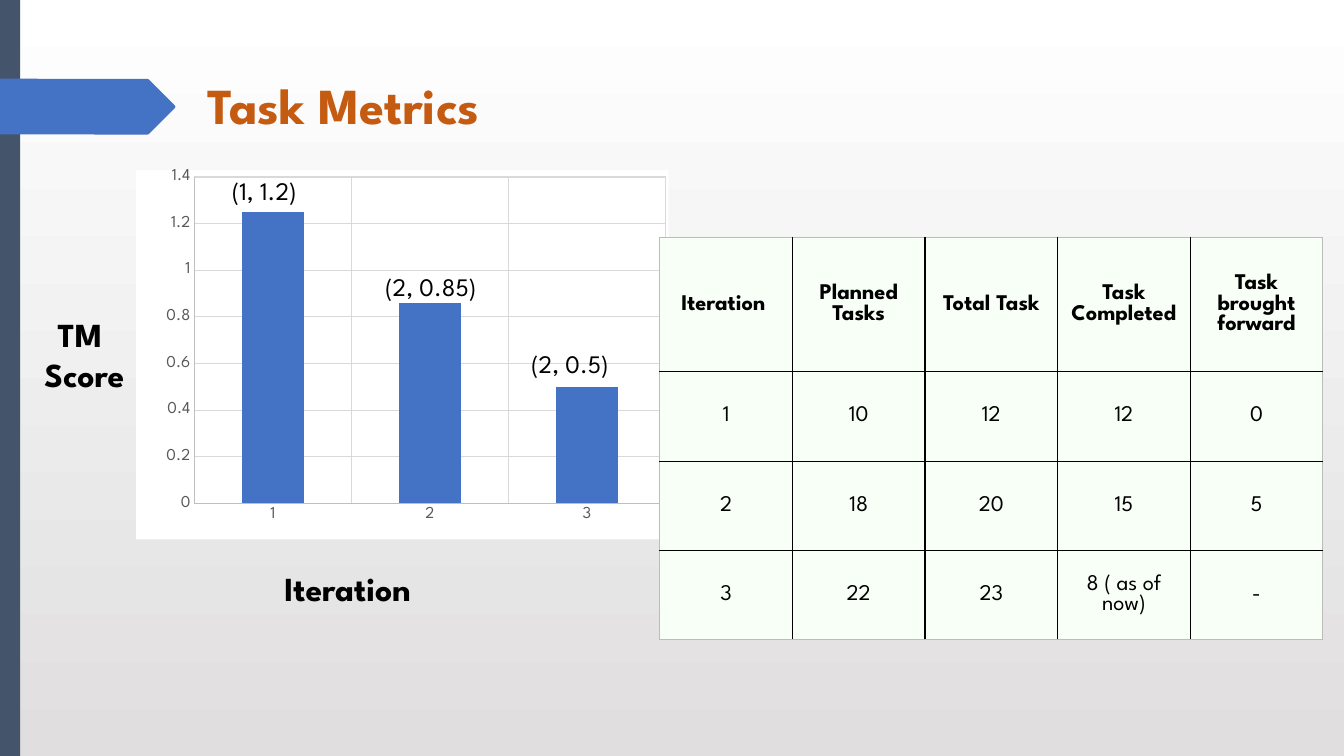
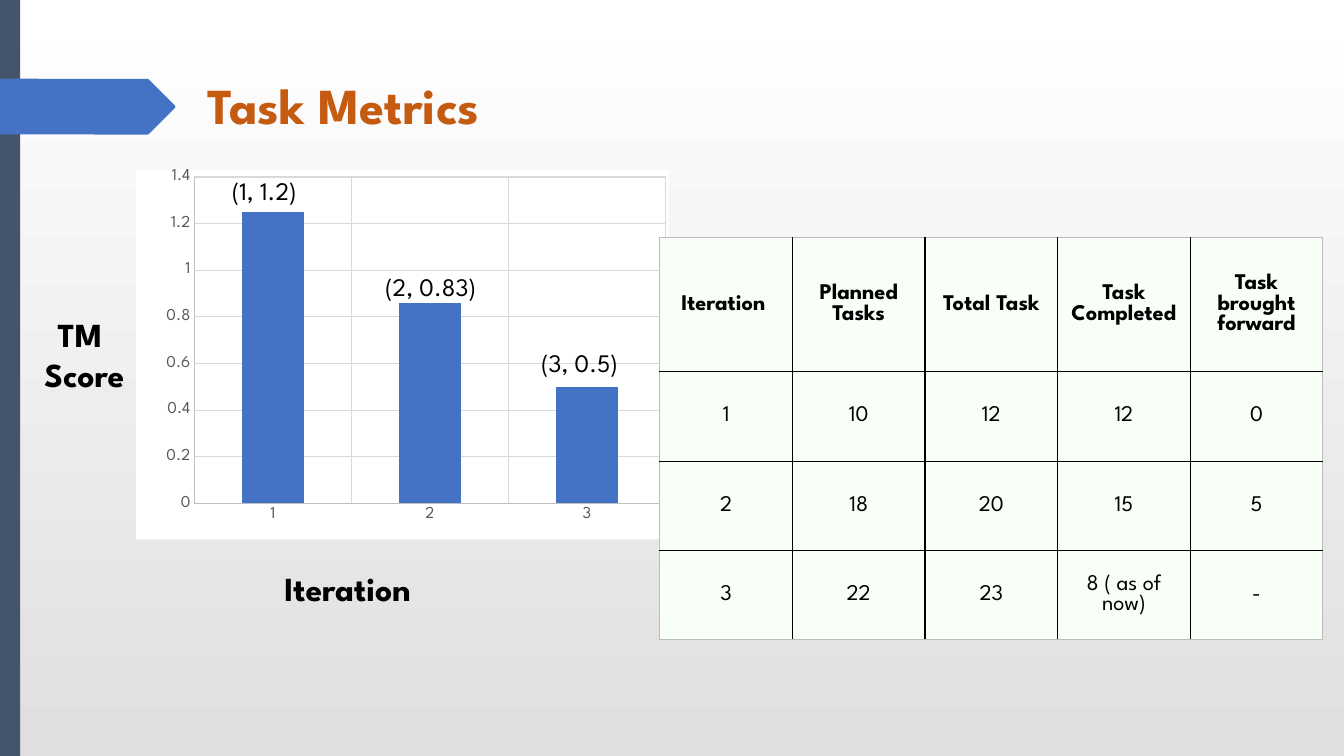
Before and after one commit to shreyasparbat/Location-Analytics-Project, a slide deck: slide 25 of Documents/Presentation/Project Management Review 4th October.pptx. Drawn at 1344x756 pixels with LibreOffice and Linux fonts; fonts in the diff are those of the drawing. Boxes give left, top, right and bottom in pixels: in the first picture for what was removed or moved away, otherwise in the second. Text is boxed around its words. In the diff, an @@ line names an element or a change of style, - is before the commit and + after.

```diff
--- a/Documents/Presentation/Project Management Review 4th October.pptx
+++ b/Documents/Presentation/Project Management Review 4th October.pptx
@@ text at box(385, 278, 476, 305): text changed @@
-(2, 0.85)
+(2, 0.83)
@@ text at box(541, 354, 618, 377): text changed @@
-(2, 0.5)
+(3, 0.5)
```
Also in this commit, not shown: 6 other slides changed, 3 other files.
